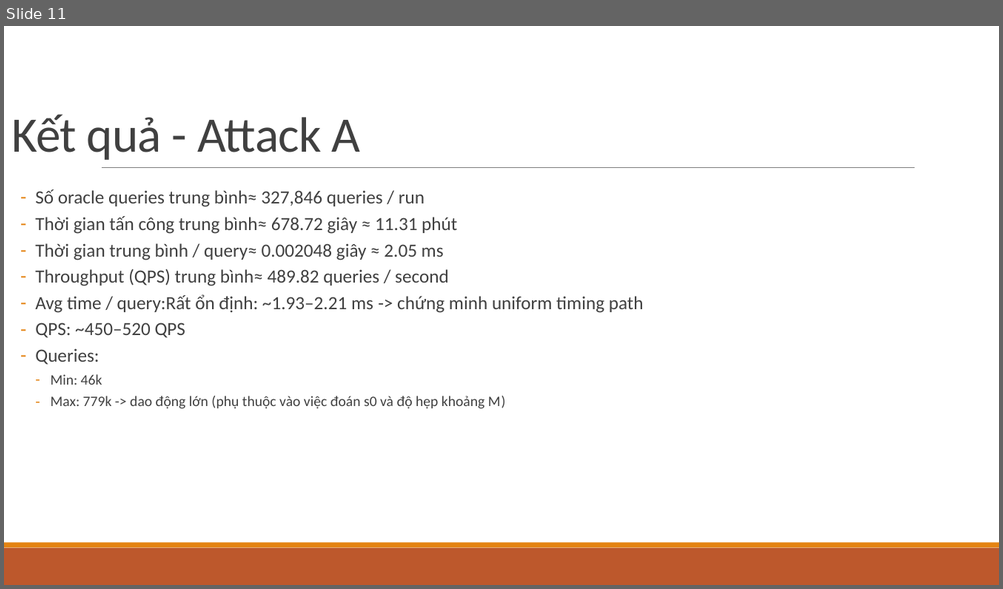
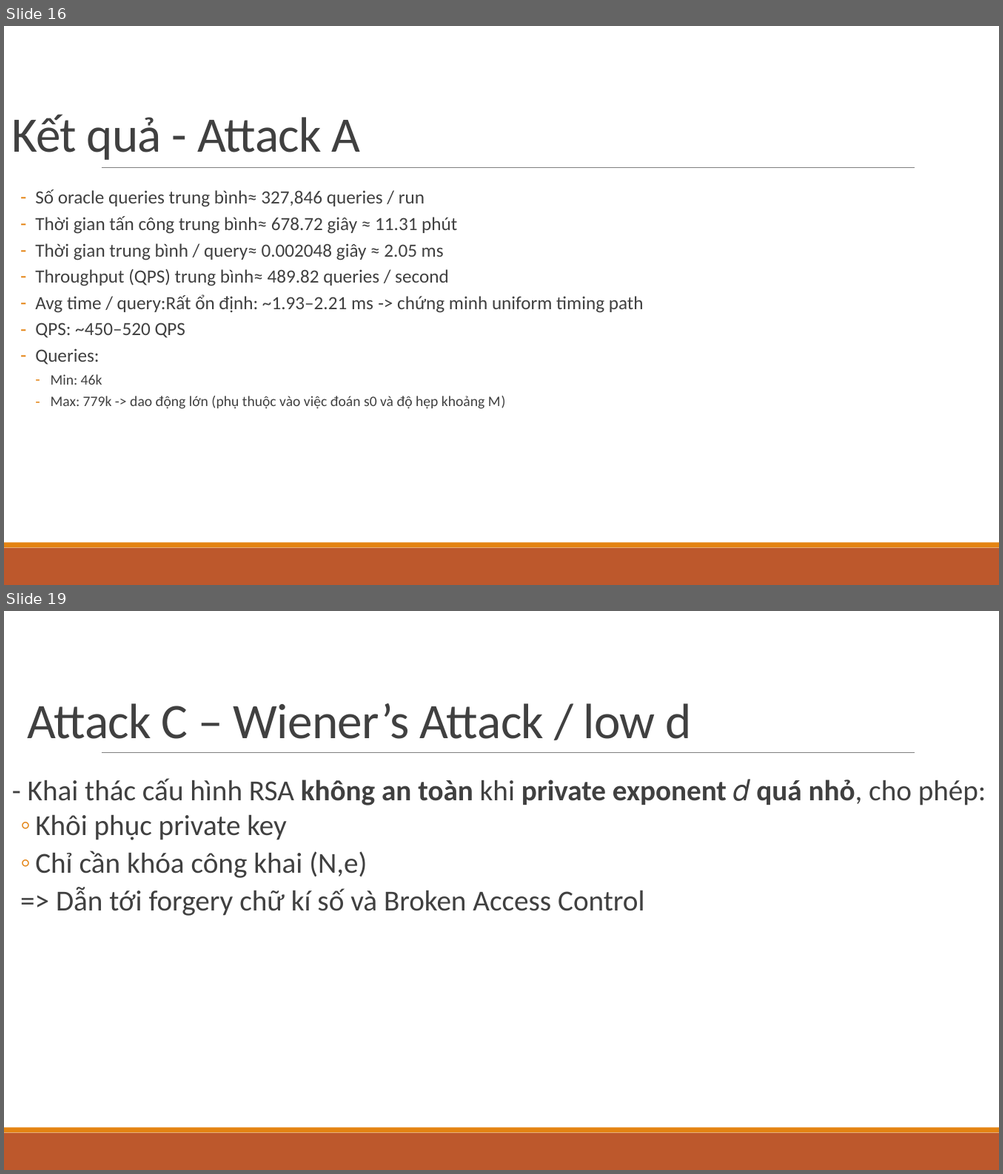
Before and after one commit to ken3k06/RSA-Based-Cryptography, a slide deck: Cryptanalysis on Asymmetric Ciphers — RSA & RSA.pptx. Shown one above the other, each under a label of ours: slide 11 before the commit, slides 16 and 19 after it; the slides between them are not shown. The pictures are 1003x589 and 1003x1174 pixels, drawn with LibreOffice and Linux fonts; fonts in the diff are those of the drawing. Boxes give left, top, right and bottom in pixels: in the first picture for what was removed or moved away, otherwise in the second. Text is boxed around its words. In the diff, an @@ line names an element or a change of style, - is before the commit and + after.

```diff
--- a/Cryptanalysis on Asymmetric Ciphers — RSA & RSA.pptx
+++ b/Cryptanalysis on Asymmetric Ciphers — RSA & RSA.pptx
@@ slide 19 added at (4,611,999,1170), background #FFFFFF; not listed: 3 template elements that a slide beside it also shows @@
@@ title added at (27,703,691,739), 48 pt, text #404040 @@
+Attack C – Wiener’s Attack / low d
@@ text added at (28,778,986,916), 28 pt, text #404040 @@
+  - Khai thác cấu hình RSA không an toàn khi private exponent 𝑑 quá nhỏ, cho phép:
+  ◦ Khôi phục private key
+  ◦ Chỉ cần khóa công khai (N,e)
+  => Dẫn tới forgery chữ kí số và Broken Access Control
@@ what was slide 11 is now slide 16 @@
```
Also in this commit, not shown: 7 slides changed, 11 other slides added, 1 slide removed, 7 other files.
